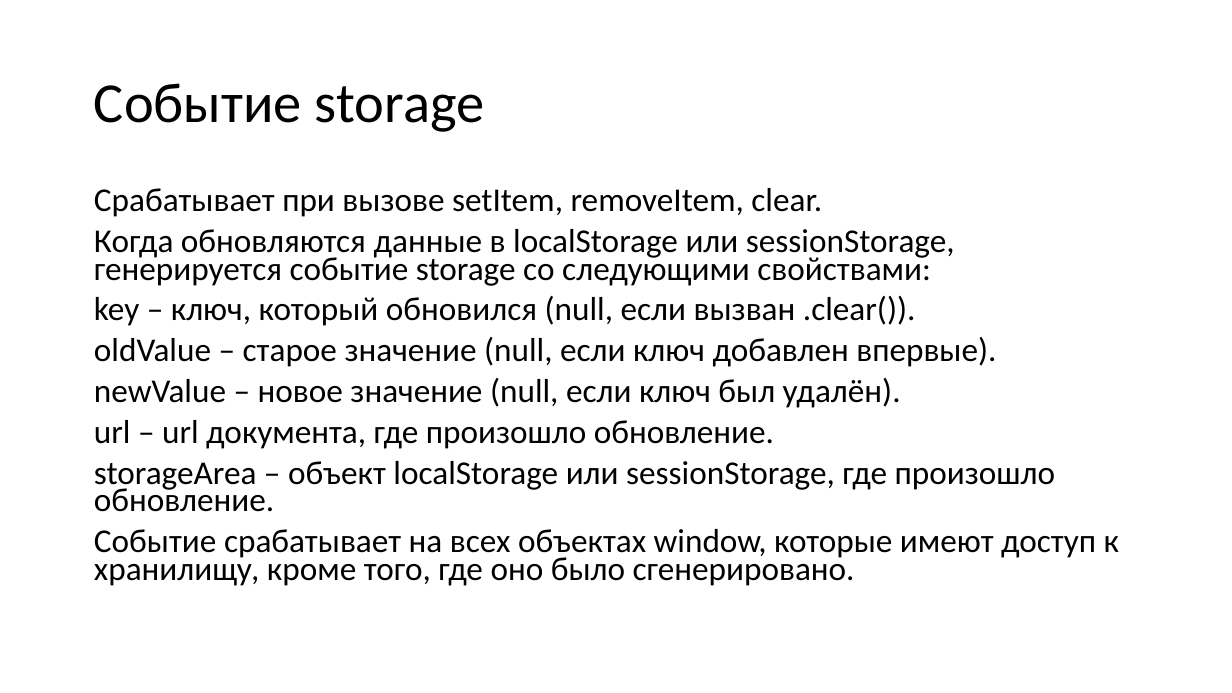
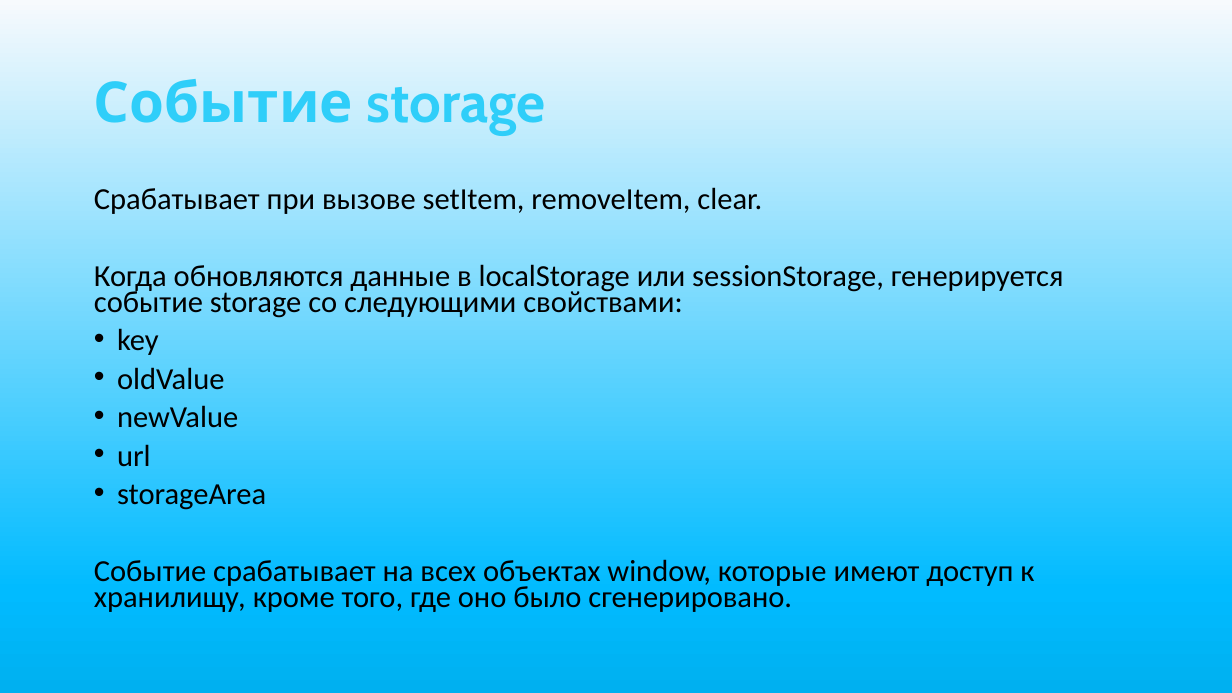
Before and after one commit to rrrrrrrrrrrrin/web-proj, a slide deck: slide 10 of web-proj.pptx. Drawn at 1232x693 pixels with LibreOffice and Linux fonts; fonts in the diff are those of the drawing. Boxes give left, top, right and bottom in pixels: in the first picture for what was removed or moved away, otherwise in the second. Text is boxed around its words. In the diff, an @@ line names an element or a change of style, - is before the commit and + after.

```diff
--- a/web-proj.pptx
+++ b/web-proj.pptx
@@ background #FFFFFF to gradient #F7FAFD to #01BBFF to #00B0F0 @@
@@ title "Событие storage" at bbox=[94, 79, 545, 135]: font Calibri to Cabin, text colour #000000 to #2FCEF9, letter outline none to #7030A0 1.75 pt, bold on @@
@@ text at bbox=[94, 187, 1064, 612]: size 25.9 to 23.8 pt in "Срабатывает при вызове setItem, removeItem, clear.", "Когда обновляются данные в localStorage или sessionStorage, ...", "Событие cрабатывает на всех объектах window, которые ..." @@
@@ text at bbox=[117, 328, 266, 510]: text changed; size 25.9 to 23.8 pt @@
-key – ключ, который обновился (null, если вызван .clear()).
-oldValue – старое значение (null, если ключ добавлен впервые).
-newValue – новое значение (null, если ключ был удалён).
-url – url документа, где произошло обновление.
-storageArea – объект localStorage или sessionStorage, где произошло обновление.
+• key
+• oldValue
+• newValue
+• url
+• storageArea
```
Also in this commit, not shown: 14 other slides changed, 1 other file.
